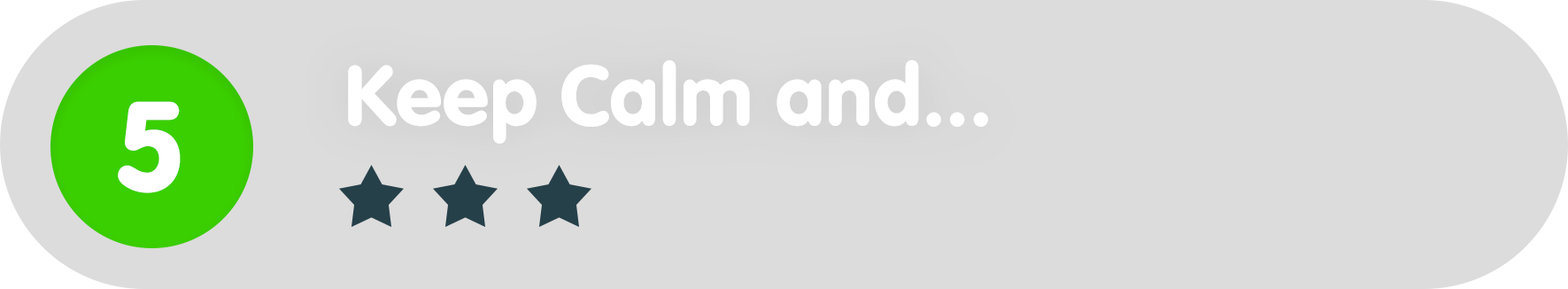
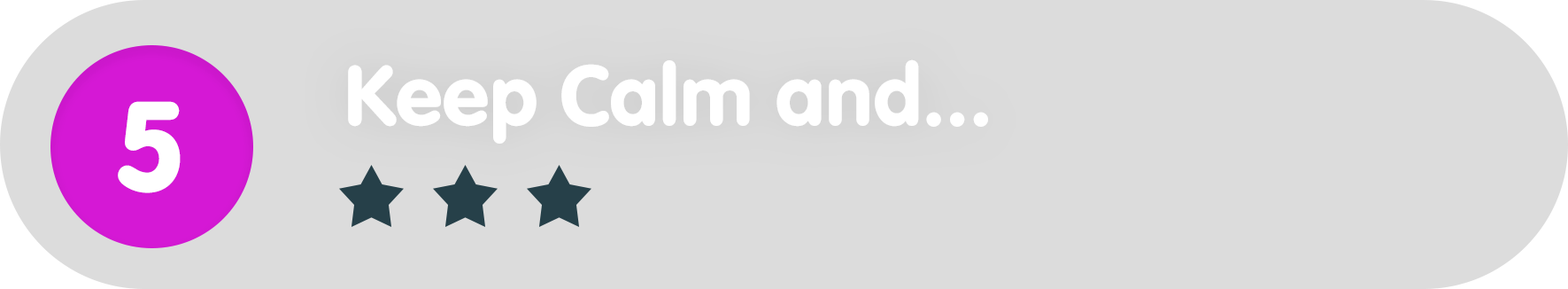
The second 1568x289 image is a revision of the first. Changes to its layers:
painted on "Ellipse_green" over [50, 45, 254, 248]
